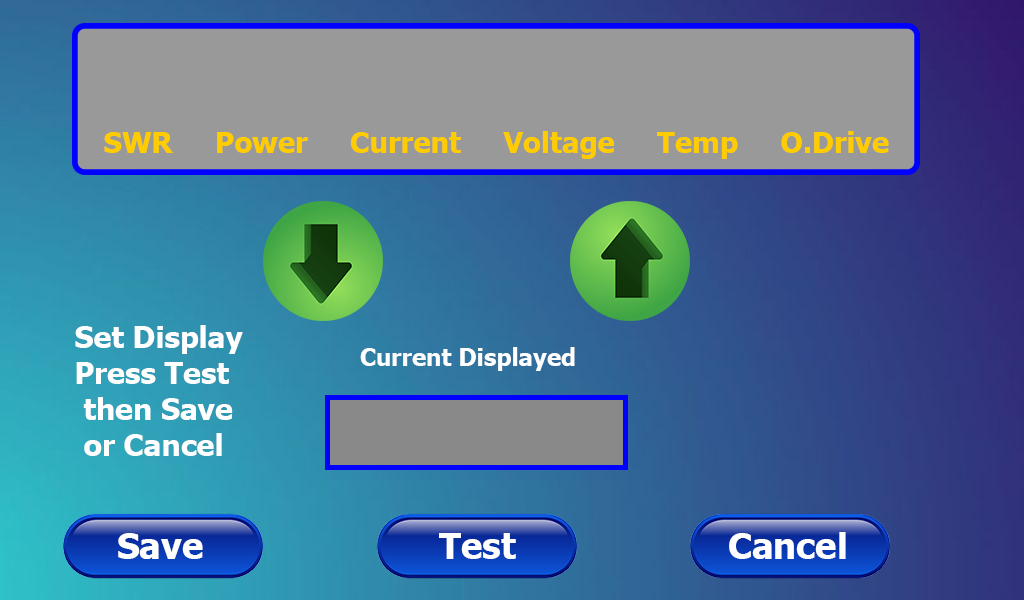
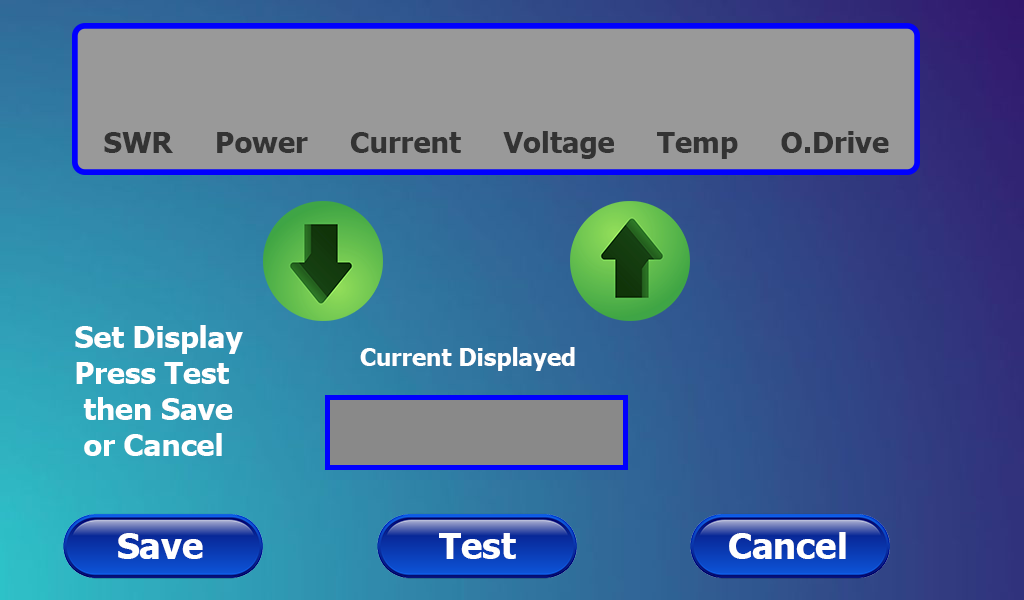
Two versions of the same layered image (1024px x 600px). Layer-by-layer changes:
painted on "SWR Power Current Voltage Temp O.Drive" (1st of 2) over [104, 131, 889, 159]